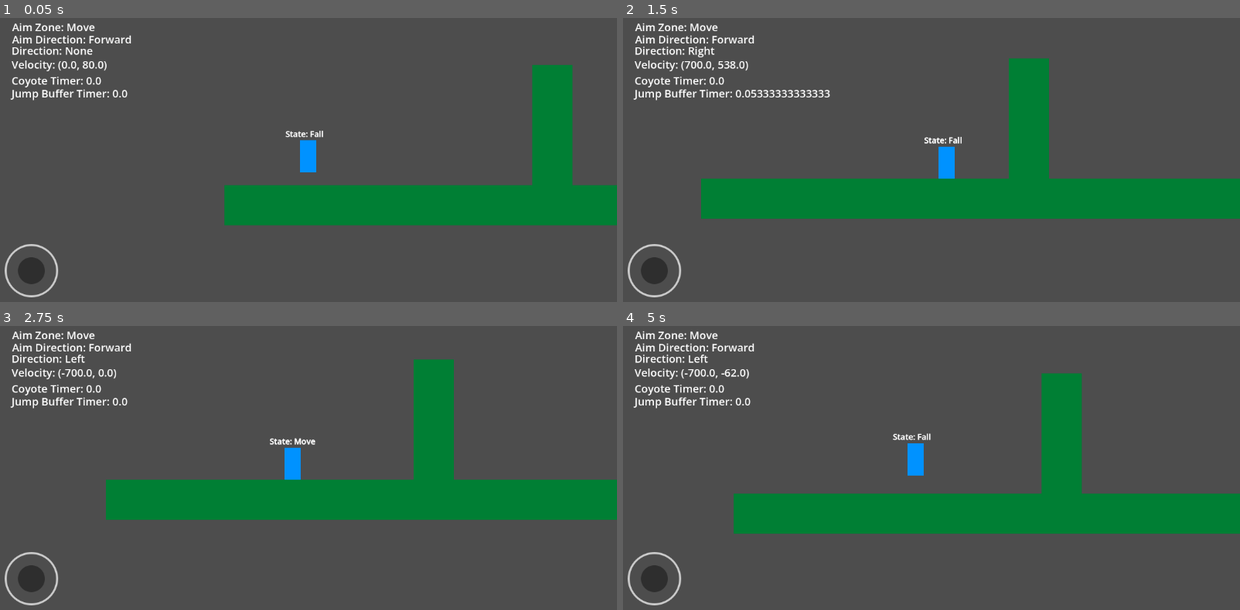
Above: before the commit, frames 1-4 (two rows, left to right).
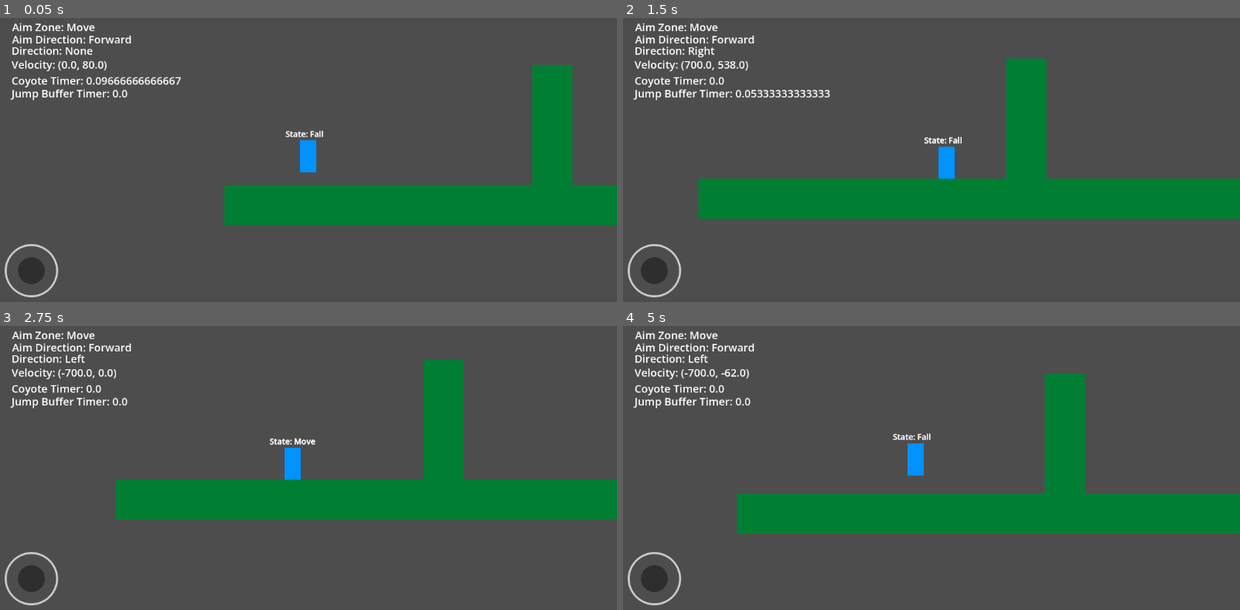
Above: after the commit, the same moments.

Repository: Mrdarx444/Veinbreaker
Game: Godot game, scene res://source/test/world.tscn
The game is run twice, just before and just after one commit, with the same random seed, the same clock (stepped at 60 frames per second) and the same inputs.
Inputs:
- Up to frame 1 (0.05 s): no input
- Up to frame 2 (1.5 s): hold D (Right) from 0.53 s (still down); tap Space (Jump) at 0.6, 0.77, 1.07, 1.35 s
- Up to frame 3 (2.75 s): tap Space (Jump) at 1.52, 1.82, 2.1 s; release D (Right) at 2.03 s; hold A (Left) from 2.03 s (still down)
- Up to frame 4 (5 s): release A (Left) at 2.78 s; hold D (Right) 2.78-4.28 s; tap Space (Jump) at 2.85, 3.02, 3.32, 3.6, 3.77, 4.07, 4.35, 4.52, 4.82 s; hold A (Left) from 4.28 s (still down)

The runs differ from the first frame. In frame 1, 0.2% of the frame differs, in the area x 16-30%, y 20-24%; in frame 2, 0.5%; in frame 3, 1.6%, in the area x 17-76%, y 11-69%; in frame 4, 0.6%.

Commit message:
Minor Bugg Fixing

Diff:
--- a/source/scenes/Player/player.tscn
+++ b/source/scenes/Player/player.tscn
@@ -122,7 +122,15 @@
 action_up = &"Up"
 action_down = &"Down"
 
-[node name="Zone" type="Label" parent="HUD" unique_id=920837623]
+[node name="Debug" type="Control" parent="HUD" unique_id=1479378718]
+visible = false
+layout_mode = 3
+anchors_preset = 0
+offset_right = 40.0
+offset_bottom = 40.0
+
+[node name="Zone" type="Label" parent="HUD/Debug" unique_id=920837623]
+layout_mode = 0
 offset_left = 24.0
 offset_top = 20.0
 offset_right = 332.0
@@ -130,7 +138,8 @@
 text = "Aim Zone: None"
 label_settings = SubResource("LabelSettings_ck846")
 
-[node name="Direction" type="Label" parent="HUD" unique_id=440754688]
+[node name="Direction" type="Label" parent="HUD/Debug" unique_id=440754688]
+layout_mode = 0
 offset_left = 24.0
 offset_top = 43.0
 offset_right = 414.0
@@ -138,7 +147,8 @@
 text = "Aim Direction: None"
 label_settings = SubResource("LabelSettings_ck846")
 
-[node name="move_direction" type="Label" parent="HUD" unique_id=664615901]
+[node name="move_direction" type="Label" parent="HUD/Debug" unique_id=664615901]
+layout_mode = 0
 offset_left = 23.0
 offset_top = 64.0
 offset_right = 250.0
@@ -146,7 +156,8 @@
 text = "Direction: None"
 label_settings = SubResource("LabelSettings_ck846")
 
-[node name="Velocity" type="Label" parent="HUD" unique_id=947469026]
+[node name="Velocity" type="Label" parent="HUD/Debug" unique_id=947469026]
+layout_mode = 0
 offset_left = 23.0
 offset_top = 90.0
 offset_right = 196.0
@@ -154,7 +165,8 @@
 text = "Velocity: (0, 0)"
 label_settings = SubResource("LabelSettings_ck846")
 
-[node name="CoyoteTimer" type="Label" parent="HUD" unique_id=662381499]
+[node name="CoyoteTimer" type="Label" parent="HUD/Debug" unique_id=662381499]
+layout_mode = 0
 offset_left = 23.0
 offset_top = 120.0
 offset_right = 222.0
@@ -162,7 +174,8 @@
 text = "Coyote Timer: 0.0"
 label_settings = SubResource("LabelSettings_ck846")
 
-[node name="BufferTimer" type="Label" parent="HUD" unique_id=129258480]
+[node name="BufferTimer" type="Label" parent="HUD/Debug" unique_id=129258480]
+layout_mode = 0
 offset_left = 23.0
 offset_top = 144.0
 offset_right = 347.0
--- a/source/scripts/Player/Component/aim_component.gd
+++ b/source/scripts/Player/Component/aim_component.gd
@@ -25,7 +25,7 @@
 var aim_direction    : AimDirection = AimDirection.FORWARD
 var move_direction   : float = 0.0  # -1, 0, 1
 
-func _process(delta: float) -> void:
+func _physics_process(delta: float) -> void:
 	var input_vector := Input.get_vector("Left", "Right", "Up", "Down")
 	var x = input_vector.x
 	var y = input_vector.y
--- a/source/scripts/Player/States/idle_state.gd
+++ b/source/scripts/Player/States/idle_state.gd
@@ -16,6 +16,7 @@
 		return &"Move"
 	if !player.is_on_floor():
 		if player.velocity.y >= 0:
+			player.coyote_timer.start()
 			return &"Fall"
 	if Input.is_action_just_pressed("Jump"):
 		return &"Jump"
--- a/source/scripts/Player/States/wall_state.gd
+++ b/source/scripts/Player/States/wall_state.gd
@@ -16,10 +16,9 @@
 	if Input.is_action_just_pressed("Jump"):
 		if player.right_raycast.is_colliding():
 			player.velocity.x = -player.wall_jump_velocity_x
-		if player.left_raycast.is_colliding():
+		elif player.left_raycast.is_colliding():
 			player.velocity.x = player.wall_jump_velocity_x
 		return &"Jump"
 	if player.joystick.move_direction == 0 or player.bottom_slide_stop_raycast.is_colliding():
 		return &"Fall"
-
 	return &""
--- a/source/scripts/Player/player.gd
+++ b/source/scripts/Player/player.gd
@@ -27,19 +27,22 @@
 @onready var bottom_slide_stop_raycast: RayCast2D = $RayCasts/BottomSlideStop
 
 # Debugging
-@onready var zone_label: Label = $HUD/Zone
-@onready var direction_label: Label = $HUD/Direction
-@onready var move_direction_label: Label = $HUD/move_direction
-@onready var velocity_label: Label = $HUD/Velocity
-@onready var coyote_timer_label: Label = $HUD/CoyoteTimer
-@onready var buffer_timer_label: Label = $HUD/BufferTimer
+const DEBUG_MODE: bool = true
+@onready var debug_labels_container: Control = $HUD/Debug
+@onready var zone_label: Label = $HUD/Debug/Zone
+@onready var direction_label: Label = $HUD/Debug/Direction
+@onready var move_direction_label: Label = $HUD/Debug/move_direction
+@onready var velocity_label: Label = $HUD/Debug/Velocity
+@onready var coyote_timer_label: Label = $HUD/Debug/CoyoteTimer
+@onready var buffer_timer_label: Label = $HUD/Debug/BufferTimer
 
 func _ready() -> void:
 	coyote_timer.wait_time = coyote_time
 	jump_buffer_timer.wait_time = jump_buffer_time
+	debug_labels_container.visible = DEBUG_MODE
 
 func _physics_process(delta: float) -> void:
-	_debug()
+	if DEBUG_MODE: _debug()
 
 func _debug():
 	zone_label.text = "Aim Zone: " + joystick.aim_zone_debbug[joystick.current_zone]
